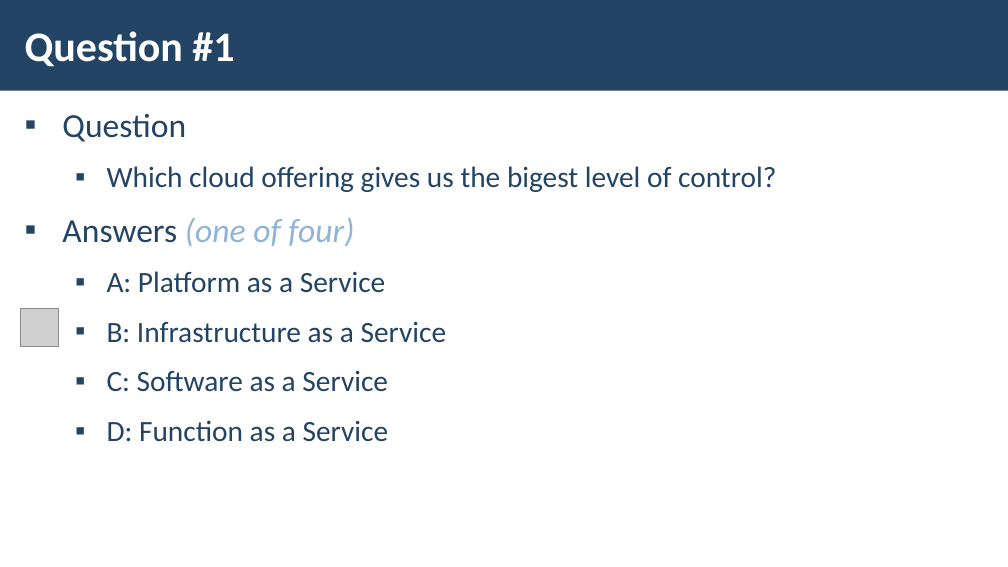
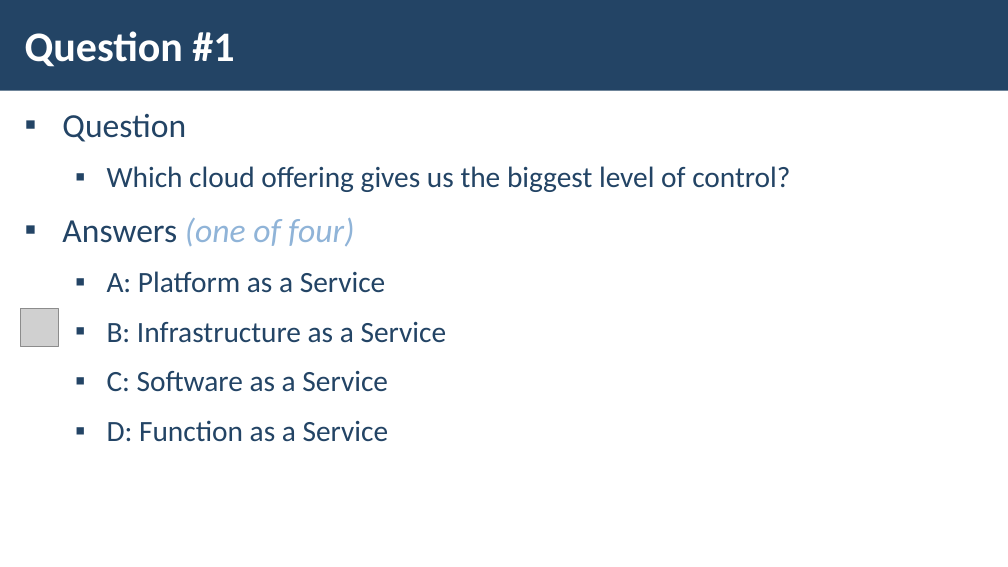
Before and after one commit to pirocorp/Azure, a slide deck: slide 2 of 06. ALL TOGETHER/M6-Slides-Test-Simulation.pptx. Drawn at 1008x567 pixels with LibreOffice and Linux fonts; fonts in the diff are those of the drawing; grey boxes stand for pictures; background and template pictures are left out. Boxes give left, top, right and bottom in pixels: in the first picture for what was removed or moved away, otherwise in the second. Text is boxed around its words. In the diff, an @@ line names an element or a change of style, - is before the commit and + after.

```diff
--- a/06. ALL TOGETHER/M6-Slides-Test-Simulation.pptx
+++ b/06. ALL TOGETHER/M6-Slides-Test-Simulation.pptx
@@ text at [107, 166, 790, 192]: text changed @@
-  ▪ Which cloud offering gives us the bigest level of control?
+  ▪ Which cloud offering gives us the biggest level of control?
```
Also in this commit, not shown: 13 other slides changed, 13 slides added.
